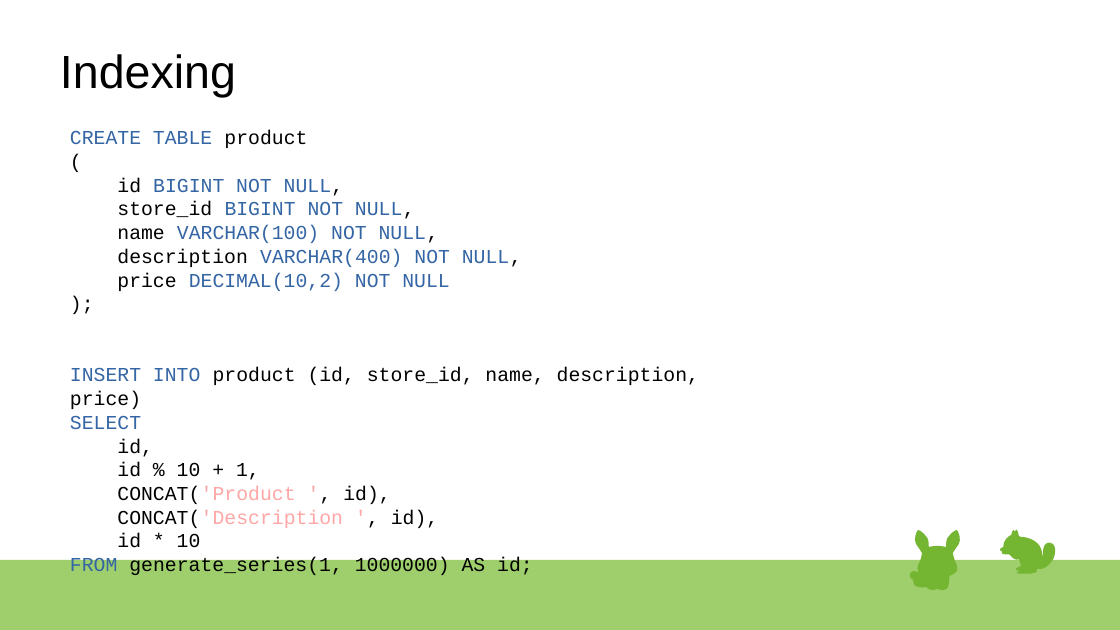
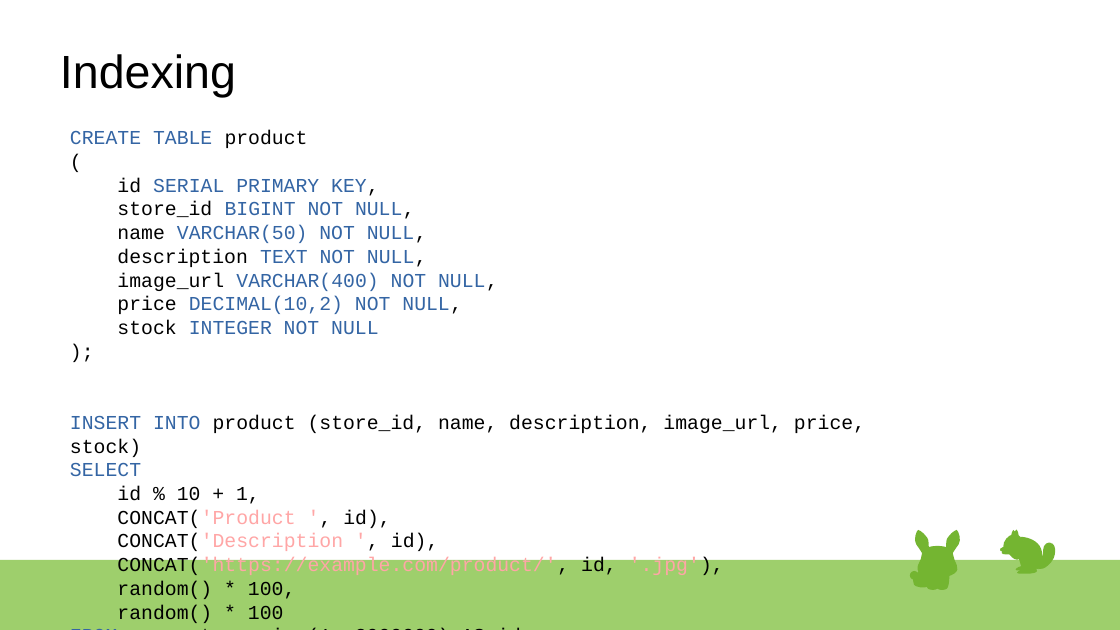
Before and after one commit to rsibanez89/postgres-indexing, a slide deck: slide 10 of Presentation.odp (slide 9 before the commit). Drawn at 1120x630 pixels with LibreOffice and Linux fonts; fonts in the diff are those of the drawing. Boxes give left, top, right and bottom in pixels: in the first picture for what was removed or moved away, otherwise in the second. Text is boxed around its words. In the diff, an @@ line names an element or a change of style, - is before the commit and + after.

```diff
--- a/Presentation.odp
+++ b/Presentation.odp
@@ text at bbox=[117, 178, 379, 196]: text changed @@
-id BIGINT NOT NULL,
+id SERIAL PRIMARY KEY,
@@ text at bbox=[117, 225, 498, 335]: text changed @@
-name VARCHAR(100) NOT NULL,
-description VARCHAR(400) NOT NULL,
-price DECIMAL(10,2) NOT NULL
+name VARCHAR(50) NOT NULL,
+description TEXT NOT NULL,
+image_url VARCHAR(400) NOT NULL,
+price DECIMAL(10,2) NOT NULL,
+stock INTEGER NOT NULL
@@ text at bbox=[70, 415, 865, 457]: text changed @@
-INSERT INTO product (id, store_id, name, description, price)
+INSERT INTO product (store_id, name, description, image_url, price, stock)
@@ text at bbox=[117, 439, 153, 457]: paragraph removed @@
-id,
@@ text at bbox=[117, 557, 724, 623]: text changed @@
-id * 10
-FROM generate_series(1, 1000000) AS id;
+CONCAT('https://example.com/product/', id, '.jpg'),
+random() * 100,
+random() * 100
+FROM generate_series(1, 2000000) AS id;
```
Also in this commit, not shown: 5 other slides changed, 2 slides added, 1 slide removed, 8 other files.
